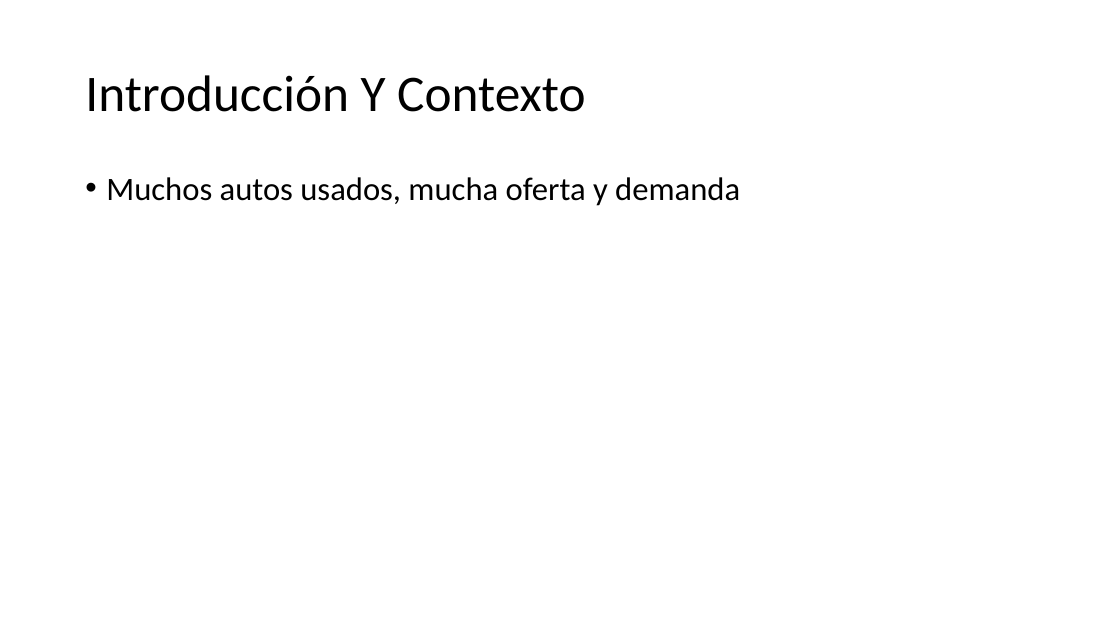
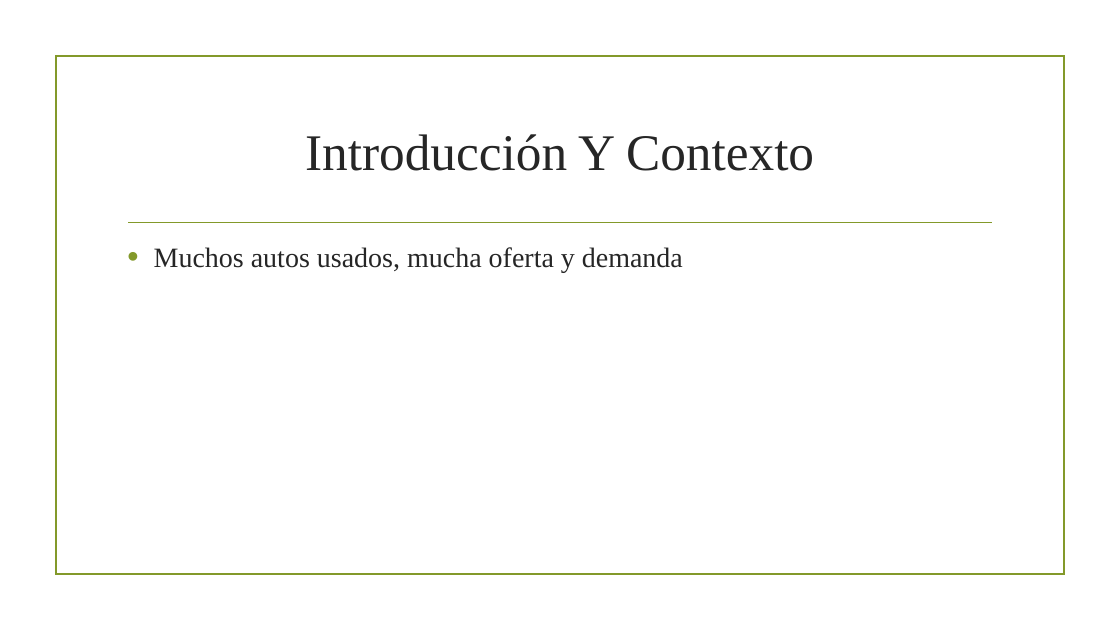
Before and after one commit to AlonsoCasanova/Proyecto-IMT2200, a slide deck: slide 2 of presentacion.pptx. Drawn at 1120x630 pixels with LibreOffice and Linux fonts; fonts in the diff are those of the drawing; background and template pictures are left out. Boxes give left, top, right and bottom in pixels: in the first picture for what was removed or moved away, otherwise in the second. Text is boxed around its words. In the diff, an @@ line names an element or a change of style, - is before the commit and + after.

```diff
--- a/presentacion.pptx
+++ b/presentacion.pptx
@@ rectangle added at box(55, 56, 1064, 575), outline #83992A 1.25 pt @@
@@ title "Introducción Y Contexto": place and size @@
-title "Introducción Y Contexto" at box(85, 75, 585, 112)
+title "Introducción Y Contexto" at box(305, 134, 814, 171)
@@ title "Introducción Y Contexto" at box(305, 134, 814, 171): font Calibri to Times New Roman, text colour #000000 to #262626; alignment left to centre; line spacing 0.9 to 1 @@
@@ text "Muchos autos usados, mucha oferta ...": place and size @@
-text "Muchos autos usados, mucha oferta ..." at box(106, 177, 740, 206)
+text "Muchos autos usados, mucha oferta ..." at box(154, 247, 683, 272)
@@ text "Muchos autos usados, mucha oferta ..." at box(154, 247, 683, 272): size 28 to 24 pt, font Calibri to Times New Roman, text colour #000000 to #262626; indent changed; line spacing 0.9 to 1 @@
@@ line added from (129, 223) to (992, 223), #83992A 1.25 pt @@
```
Also in this commit, not shown: 6 other slides changed, 2 slides added, 1 slide removed, 4 other files.
